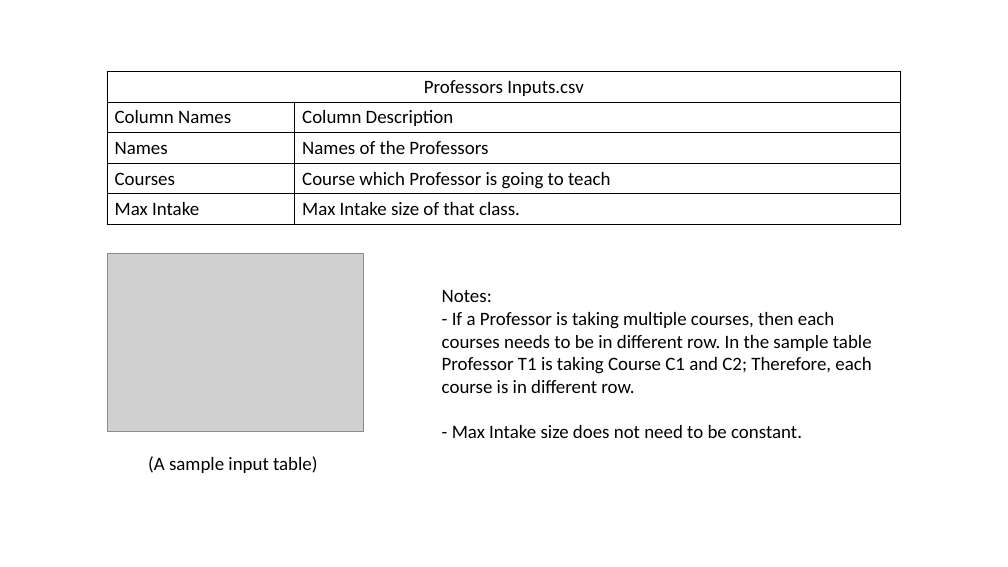
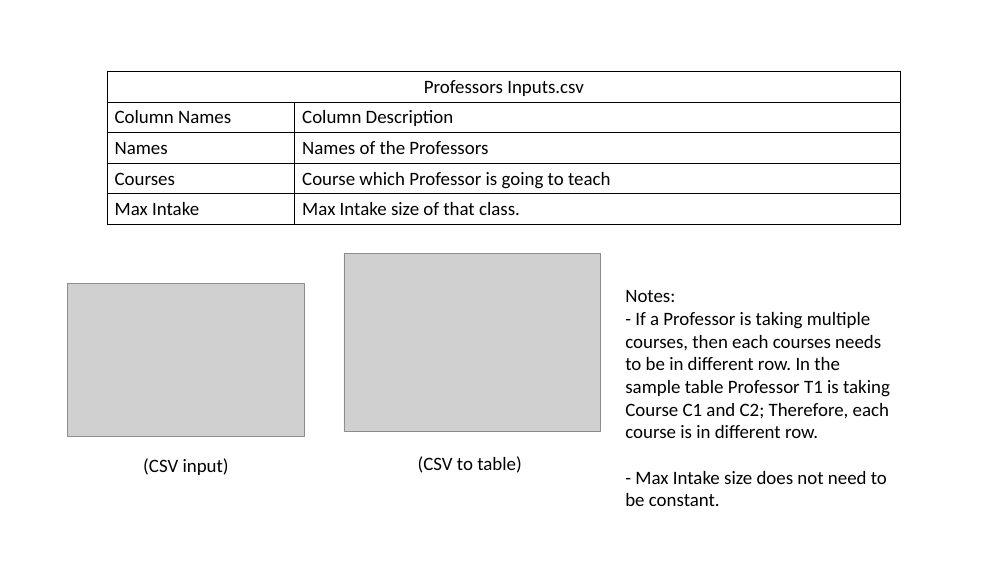
Before and after one commit to UBH-Fall2023/ubh-fall2023-Pi-Akash, a slide deck: slide 5 of Project Presentation.pptx. Drawn at 1008x567 pixels with LibreOffice and Linux fonts; fonts in the diff are those of the drawing; grey boxes stand for pictures. Boxes give left, top, right and bottom in pixels: in the first picture for what was removed or moved away, otherwise in the second. Text is boxed around its words. In the diff, an @@ line names an element or a change of style, - is before the commit and + after.

Commit message:
Update Project Presentation.pptx
- Updated CSV file screenshots in Presentation.

```diff
--- a/Project Presentation.pptx
+++ b/Project Presentation.pptx
@@ picture: place and size @@
-picture at (107,253,364,431)
+picture at (344,253,600,431)
@@ picture added at (67,284,305,436) @@
@@ text "Notes:" rewrapped from (442,290,872,438) to (625,290,890,506) @@
@@ text added at (143,458,229,475), 18 pt, text #000000 @@
+(CSV input)
@@ text at (418,456,522,473): text changed @@
-(A sample input table)
+(CSV to table)
```
Also in this commit, not shown: 1 other slide changed.
